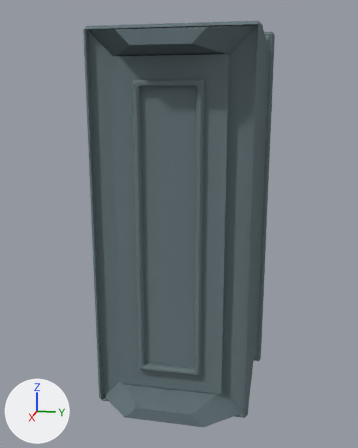
A saved change to the Blender file Fysik-el-VR/Assets/Circuits Puzzle Part/BlenderModel/Circuit - PowerSource.blend.
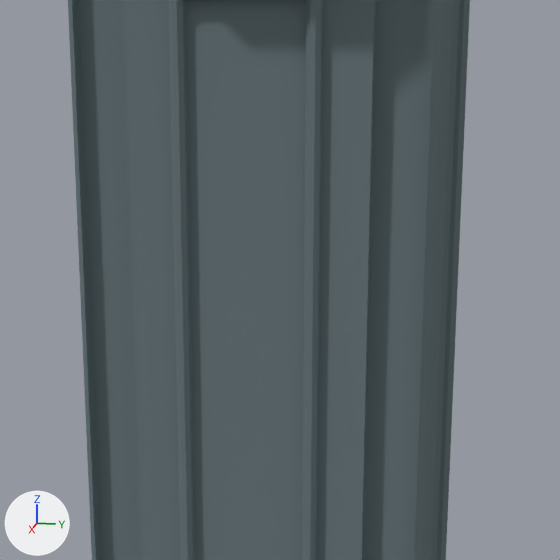
Old and new are each drawn whole from a camera (50 mm lens) standing at (4.02, 0.74, 2.58) and looking at (0.08, -0.04, 1.6) and again close up on the part from 15% to 88% of the width and 19% to 78% of the height. The axes (+X, +Y, +Z) are drawn at lower left. The lights are the same throughout.

Objects in the first close-up: 'PowerSourceTemplate.001'.
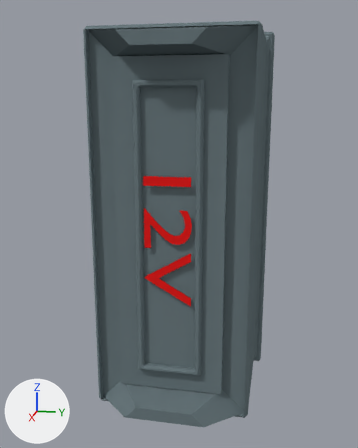
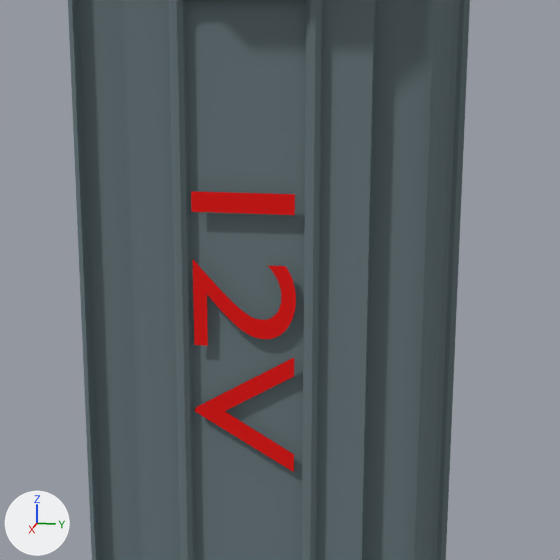
Boxes (x1, y1, x2, y2) around the edits, measured in the close-ups (560 x 560 px):
```json
{"object": "Object", "change": "added", "after": [191, 191, 296, 472], "on screen": "red"}
```

Scene script edits in JSON lines:
```json
{"op": "add", "block": "mat_material_001", "code": ["mat_material_001 = diffuse_material('Material.001')", "mat_material_001.base_color = (0.8, 0.0136, 0.0127)  # red #e71f1e"]}
{"op": "add", "block": "txt_12v", "code": ["txt_12v = bpy.data.curves.new('12V', 'FONT')", "txt_12v.body = '12V'", "txt_12v.materials.append(mat_material_001)  # red #e71f1e"]}
{"op": "add", "block": "ob_object", "code": ["ob_object = bpy.data.objects.new('Object', txt_12v)", "ob_object.location = (0.644, -0.191, 2.211)", "ob_object.rotation_euler = (0.0133, 7.871, 0.0203)  # degrees (0.8, 91, 1.2)", "ob_object.scale = (0.691, 0.506, 0.999)"]}
```
